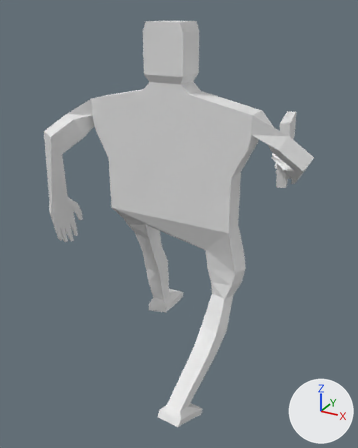
Renders of the Blender file BlenderTutorial/grunt.blend from each side of a commit.
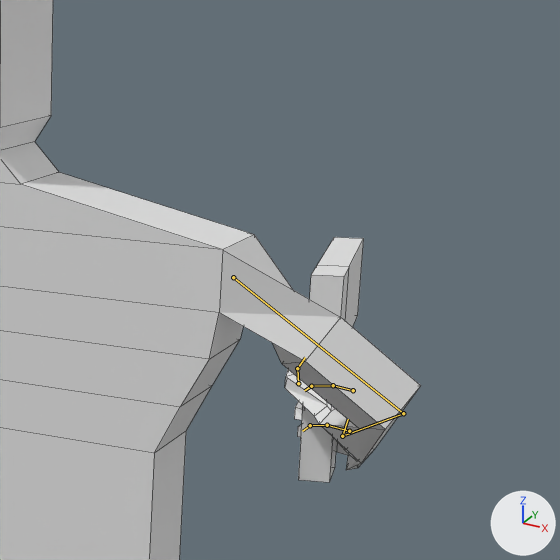
Each version is shown whole from a camera (50 mm lens) standing at (0.975, -1.722, 1.561) and looking at (0.003, 0.045, 0.677), then close up on the part from 51% to 100% of the width and 8% to 47% of the height. Lighting does not change. The marker at lower right points along +X, +Y and +Z. The older version's two pictures come first. Both versions are drawn at frame 3 of the action 'walkGunReady'; the numbers are the values there. The bones that change, and the others that lie on the model, are drawn over the model as lines in the close-ups. The close-ups show mesh edges as thin lines.

In view in the first close-up: 'GruntMesh', 'SimpleGun'.
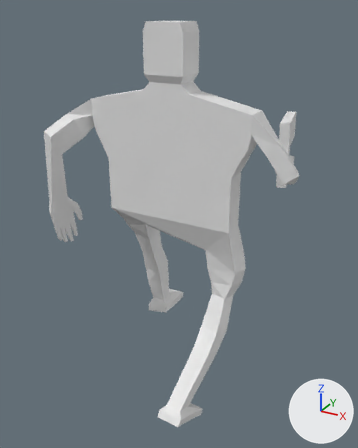
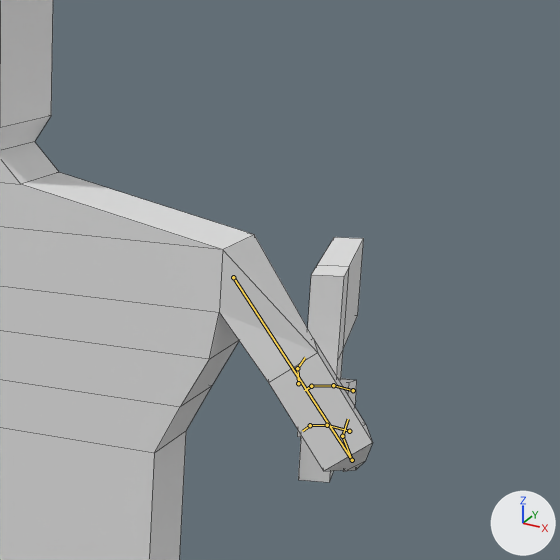
Pixel boxes [x1, y1, x2, y2] of what changed, in the close-ups (560 x 560 px):
'GruntMesh', posed
    before: [0, 0, 421, 560]
    after: [0, 0, 373, 560]

The change, as a diff of the scene's bpy script:
```diff
--- a/BlenderTutorial/grunt.blend.py
+++ b/BlenderTutorial/grunt.blend.py
@@ bone_ik_target_arm_r @@
 bone_ik_target_arm_r = bpy.data.objects['Grunt'].pose.bones['ik.target.arm.R']  # child of 'root'
-bone_ik_target_arm_r.location = (0.177, 0.0, 0.144)
+bone_ik_target_arm_r.location = (-0.188, 0.0, -0.436)
```
